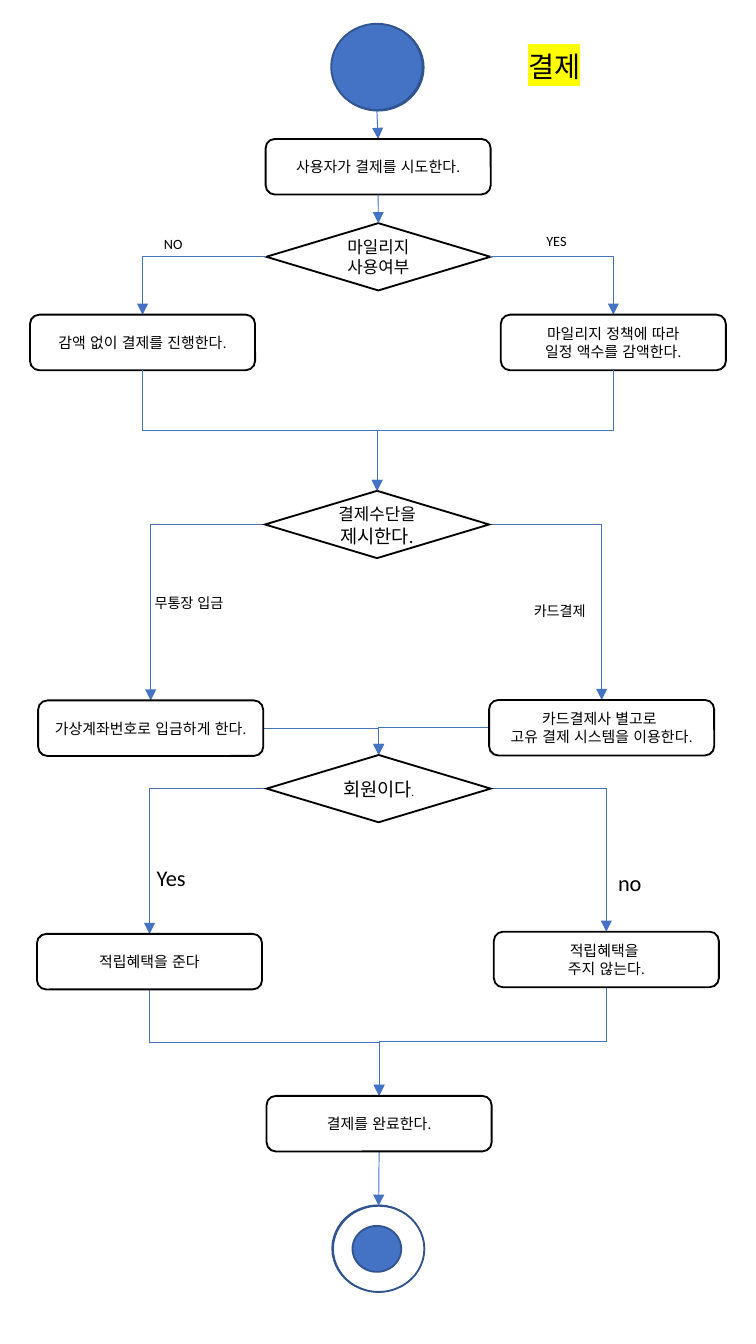
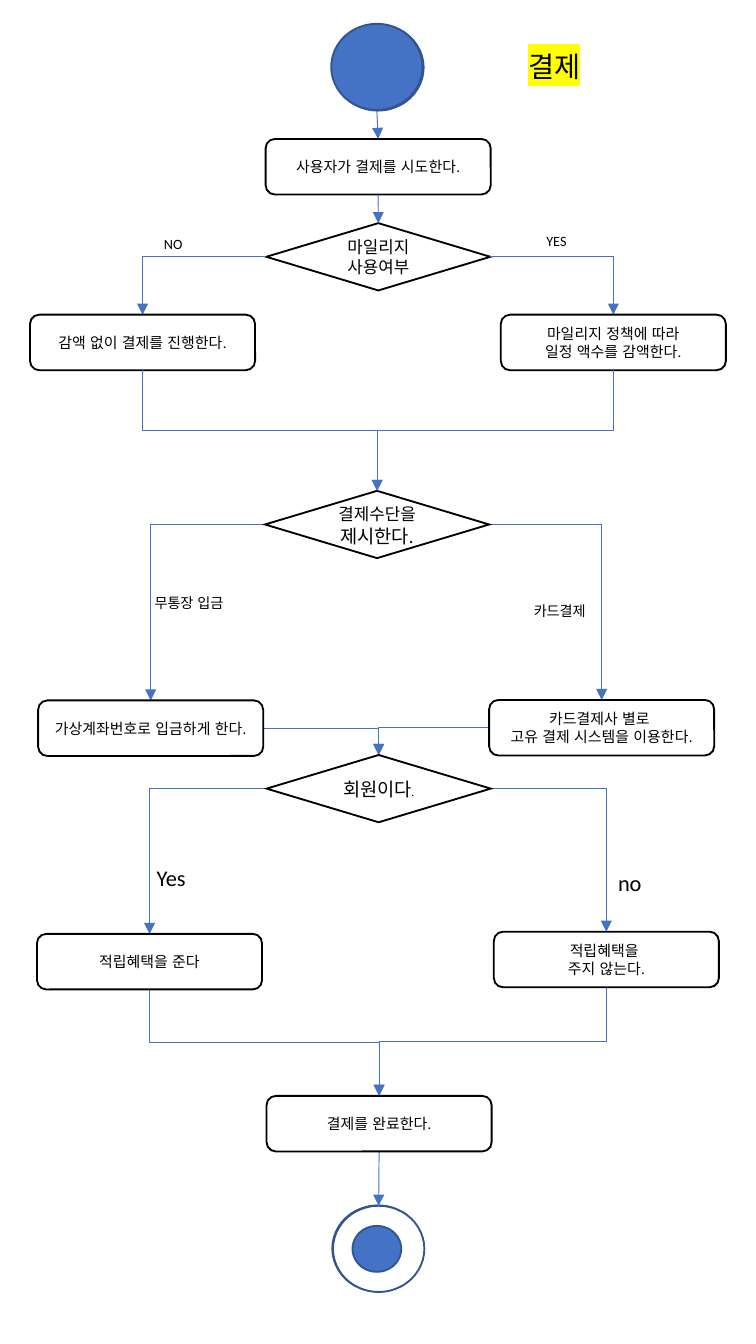
Before and after one commit to deodeok/moba, a slide deck: slide 3 of 소공 설계서/액티비티 다이어그램.pptx. Drawn at 756x1344 pixels with LibreOffice and Linux fonts; fonts in the diff are those of the drawing. Boxes give left, top, right and bottom in pixels: in the first picture for what was removed or moved away, otherwise in the second. Text is boxed around its words. In the diff, an @@ line names an element or a change of style, - is before the commit and + after.

```diff
--- a/소공 설계서/액티비티 다이어그램.pptx
+++ b/소공 설계서/액티비티 다이어그램.pptx
@@ text in rounded rectangle at (549, 711, 650, 726): text changed @@
-카드결제사 별고로
+카드결제사 별로
```
Also in this commit, not shown: 2 other slides changed, 1 other file.
